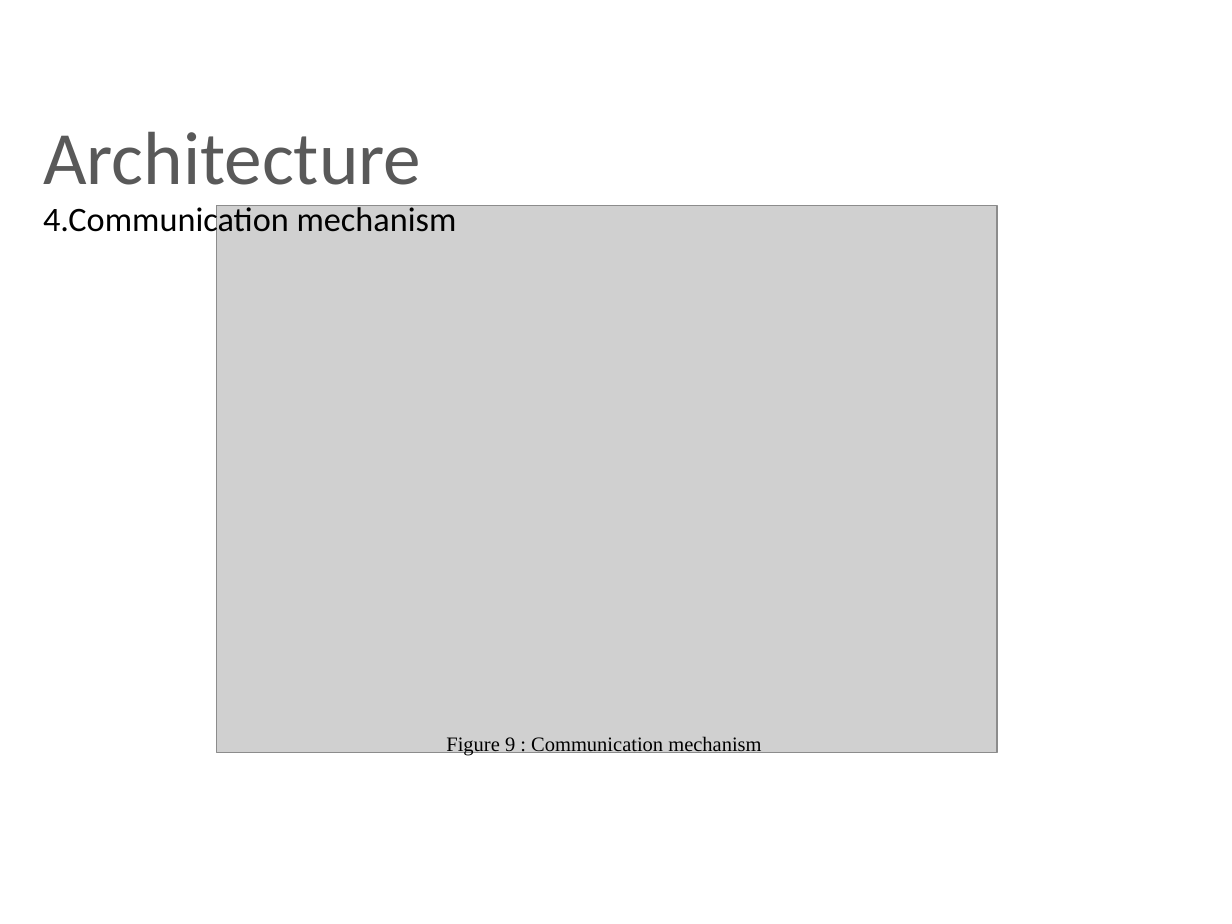
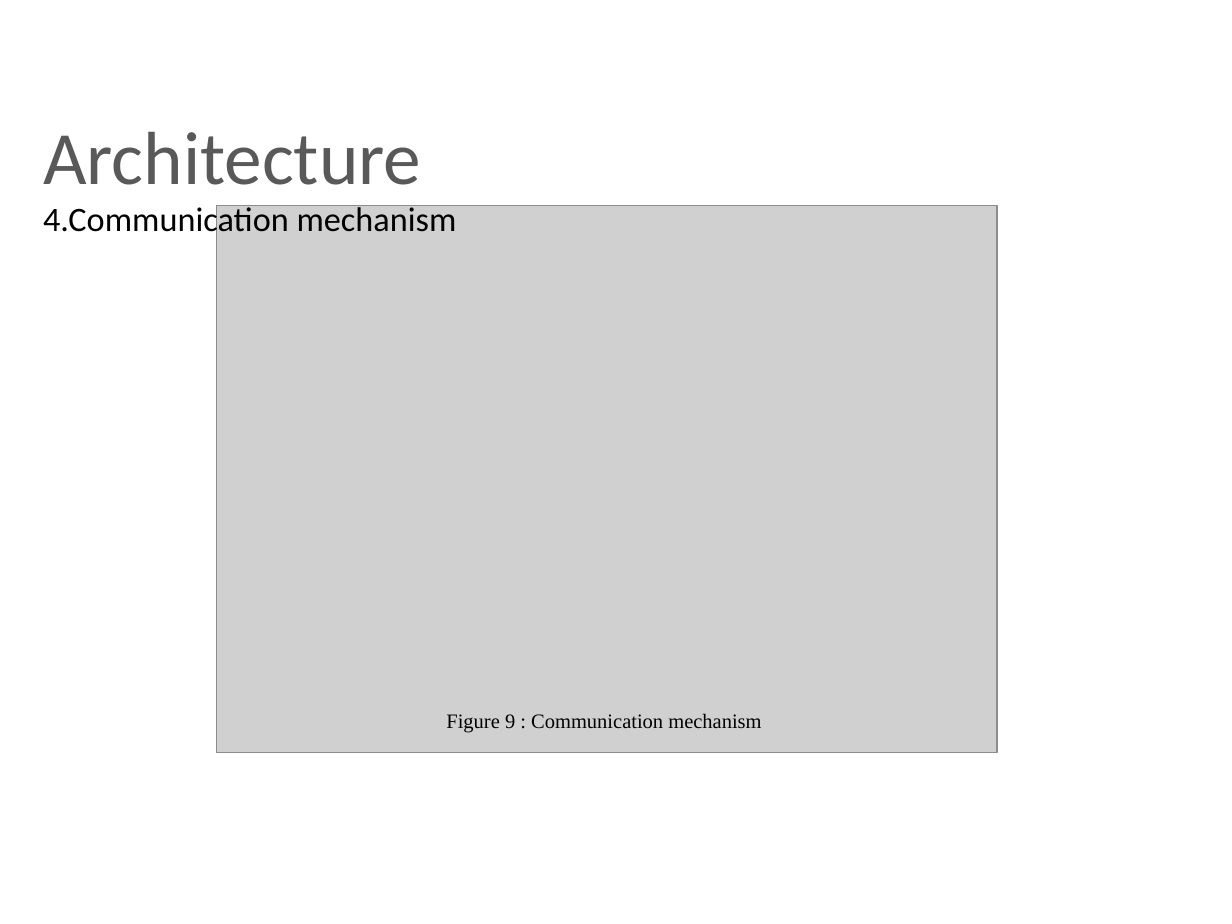
Before and after one commit to chennanoka/Thesis, a slide deck: slide 12 of ThesisPresentationV1.pptx (slide 13 before the commit). Drawn at 1232x924 pixels with LibreOffice and Linux fonts; fonts in the diff are those of the drawing; grey boxes stand for pictures; background and template pictures are left out. Boxes give left, top, right and bottom in pixels: in the first picture for what was removed or moved away, otherwise in the second. Text is boxed around its words. In the diff, an @@ line names an element or a change of style, - is before the commit and + after.

```diff
--- a/ThesisPresentationV1.pptx
+++ b/ThesisPresentationV1.pptx
@@ text "Figure 9 : Communication mechanism": place and size @@
-text "Figure 9 : Communication mechanism" at [446, 736, 761, 756]
+text "Figure 9 : Communication mechanism" at [446, 713, 761, 733]
```
Also in this commit, not shown: 1 other slide changed, 1 slide removed, 8 other files.
